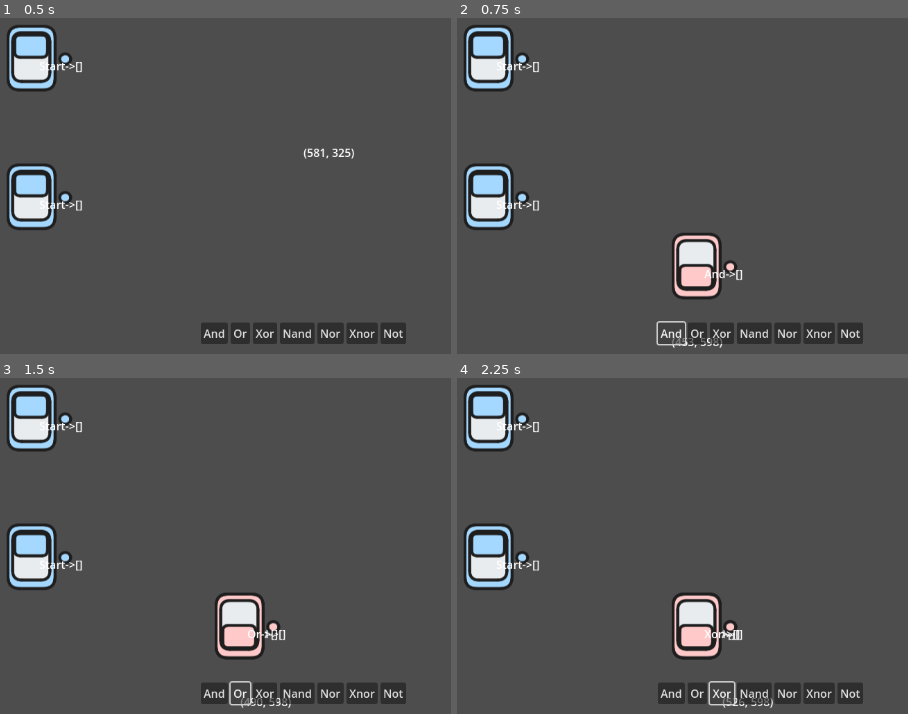
Above: before the commit, frames 1-4 (two rows, left to right).
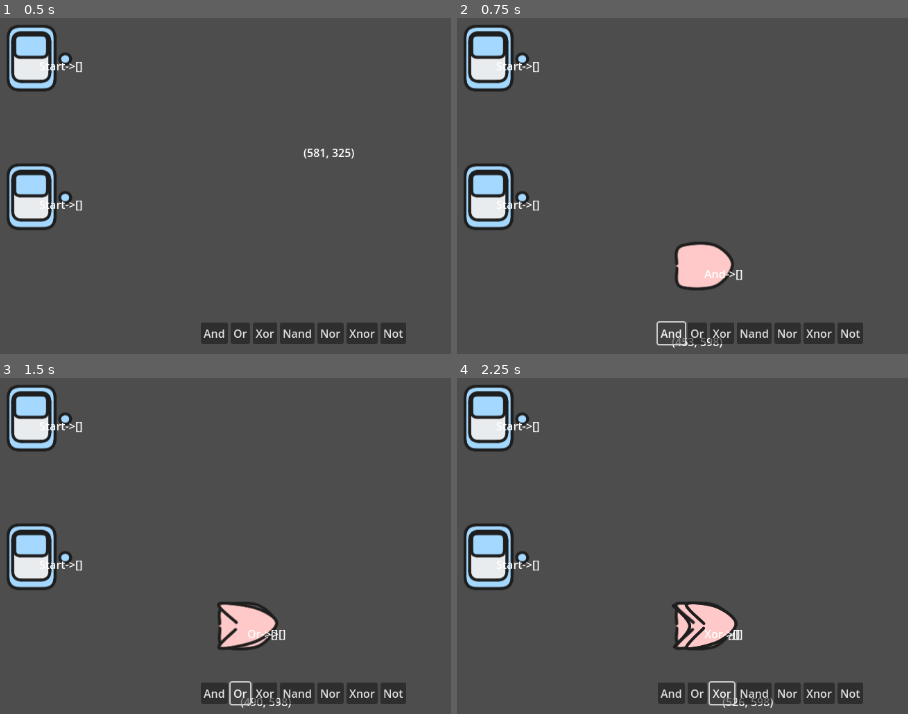
Above: after the commit, the same moments.

Repository: sininen-blue/logic-gate-tesseract
Game: Godot game, scene res://simulation/simulation.tscn
Two runs of this game, one before a commit and one after it. Both use one fixed random seed, a clock stepped at 60 frames per second and the inputs below.
Inputs:
- Up to frame 1 (0.5 s): no input
- Up to frame 2 (0.75 s): click "And" at 0.5 s
- Up to frame 3 (1.5 s): click "Or" at 1.25 s
- Up to frame 4 (2.25 s): click "Xor" at 2 s

Frame 1 is identical in both runs. In frame 2, 1.8% of the frame differs, in the area x 47-63%, y 63-84%; in frame 3, 1.8%; in frame 4, 1.9%.

Commit message:
added ui blanks and added temp graphics

Diff:
--- a/simulation/gate.gd
+++ b/simulation/gate.gd
@@ -16,6 +16,7 @@
 @onready var input_area: Area2D = $InputArea
 @onready var output_area: Area2D = $OutputArea
 @onready var testing_label: Label = $TestingLabel
+@onready var sprite: Sprite2D = $Sprite2D
 
 func _ready() -> void:
 	self.mouse_entered.connect(_on_mouse_entered)
@@ -26,12 +27,7 @@
 
 
 func _process(_delta: float) -> void:
-	## NOTE: these are testing textures
-	if value == true:
-		$Sprite2D.texture = load("res://assets/simulation/var on.png")
-	if value == false:
-		$Sprite2D.texture = load("res://assets/simulation/var off.png")
-
+	handle_textures()
 	if draggable:
 		if Input.is_action_just_pressed("left_click") and main.state == 0:
 			dragging_start.emit(self)
@@ -51,3 +47,45 @@
 
 func _on_mouse_exited() -> void:
 	draggable = false
+
+func handle_textures() -> void:
+	if value == true:
+		match gate_type:
+			"And":
+				sprite.texture = load("res://assets/simulation/and.png")
+			"Or":
+				sprite.texture = load("res://assets/simulation/or.png")
+			"Xor":
+				sprite.texture = load("res://assets/simulation/xor.png")
+			"Nand":
+				sprite.texture = load("res://assets/simulation/nand.png")
+			"Nor":
+				sprite.texture = load("res://assets/simulation/nor.png")
+			"Xnor":
+				sprite.texture = load("res://assets/simulation/xnor.png")
+			"Not":
+				sprite.texture = load("res://assets/simulation/not.png")
+			"Start":
+				sprite.texture = load("res://assets/simulation/start.png")
+			"End":
+				sprite.texture = load("res://assets/simulation/end.png")
+	else:
+		match gate_type:
+			"And":
+				sprite.texture = load("res://assets/simulation/and-false.png")
+			"Or":
+				sprite.texture = load("res://assets/simulation/or-false.png")
+			"Xor":
+				sprite.texture = load("res://assets/simulation/xor-false.png")
+			"Nand":
+				sprite.texture = load("res://assets/simulation/nand-false.png")
+			"Nor":
+				sprite.texture = load("res://assets/simulation/nor-false.png")
+			"Xnor":
+				sprite.texture = load("res://assets/simulation/xnor-false.png")
+			"Not":
+				sprite.texture = load("res://assets/simulation/not-false.png")
+			"Start":
+				sprite.texture = load("res://assets/simulation/start-false.png")
+			"End":
+				sprite.texture = load("res://assets/simulation/end-false.png")
--- /dev/null
+++ b/ui/level_select.gd
@@ -0,0 +1,17 @@
+extends Control
+
+
+func _ready() -> void:
+	$LevelButton.pressed.connect(_on_button_pressed)
+	$LevelButton2.pressed.connect(_on_button_pressed)
+	$LevelButton3.pressed.connect(_on_button_pressed)
+	$LevelButton4.pressed.connect(_on_button_pressed)
+	$LevelButton5.pressed.connect(_on_button_pressed)
+
+	$LevelInfo/Button.pressed.connect(_on_button_pressed2)
+
+func _on_button_pressed() -> void:
+	$LevelInfo.visible = !$LevelInfo.visible
+
+func _on_button_pressed2() -> void:
+	get_tree().change_scene_to_file("res://simulation/simulation.tscn")
--- /dev/null
+++ b/ui/level_select.tscn
@@ -0,0 +1,115 @@
+[gd_scene load_steps=2 format=3 uid="uid://yrih2e5sant0"]
+
+[ext_resource type="Script" path="res://ui/level_select.gd" id="1_6kh77"]
+
+[node name="LevelSelect" type="Control"]
+layout_mode = 3
+anchors_preset = 15
+anchor_right = 1.0
+anchor_bottom = 1.0
+grow_horizontal = 2
+grow_vertical = 2
+script = ExtResource("1_6kh77")
+metadata/_edit_lock_ = true
+
+[node name="Line2D" type="Line2D" parent="."]
+points = PackedVector2Array(162, 415, 350, 296)
+
+[node name="Line2D2" type="Line2D" parent="."]
+position = Vector2(306, -121)
+points = PackedVector2Array(161, 401, 415, 362)
+
+[node name="Line2D3" type="Line2D" parent="."]
+position = Vector2(694, -159)
+points = PackedVector2Array(161, 401, 333, 469)
+
+[node name="Line2D4" type="Line2D" parent="."]
+position = Vector2(3, 33)
+points = PackedVector2Array(161, 401, 466, 532)
+
+[node name="Line2D5" type="Line2D" parent="."]
+position = Vector2(427, 159)
+points = PackedVector2Array(161, 401, 590, 175)
+
+[node name="LevelButton" type="Button" parent="."]
+layout_mode = 0
+offset_left = 55.0
+offset_top = 375.0
+offset_right = 142.0
+offset_bottom = 462.0
+
+[node name="LevelButton2" type="Button" parent="."]
+layout_mode = 0
+offset_left = 361.0
+offset_top = 244.0
+offset_right = 448.0
+offset_bottom = 331.0
+
+[node name="LevelButton3" type="Button" parent="."]
+layout_mode = 0
+offset_left = 483.0
+offset_top = 513.0
+offset_right = 570.0
+offset_bottom = 600.0
+
+[node name="LevelButton4" type="Button" parent="."]
+layout_mode = 0
+offset_left = 742.0
+offset_top = 192.0
+offset_right = 829.0
+offset_bottom = 279.0
+
+[node name="LevelButton5" type="Button" parent="."]
+layout_mode = 0
+offset_left = 1035.0
+offset_top = 268.0
+offset_right = 1122.0
+offset_bottom = 355.0
+
+[node name="LevelInfo" type="Panel" parent="."]
+visible = false
+layout_mode = 1
+anchors_preset = 8
+anchor_left = 0.5
+anchor_top = 0.5
+anchor_right = 0.5
+anchor_bottom = 0.5
+offset_left = -432.0
+offset_top = -260.5
+offset_right = 432.0
+offset_bottom = 260.5
+grow_horizontal = 2
+grow_vertical = 2
+
+[node name="Label" type="Label" parent="LevelInfo"]
+layout_mode = 0
+offset_left = 41.0
+offset_top = 44.0
+offset_right = 450.0
+offset_bottom = 240.0
+text = "Design a combinational logic circuit with three inputs and one output; the output is one when the binary value of the inputs is greater than or equal to three; otherwise the output will be zero. "
+autowrap_mode = 3
+
+[node name="Label2" type="Label" parent="LevelInfo"]
+layout_mode = 0
+offset_left = 533.0
+offset_top = 88.5
+offset_right = 830.0
+offset_bottom = 394.5
+text = "Table here"
+
+[node name="Label3" type="Label" parent="LevelInfo"]
+layout_mode = 0
+offset_left = 62.0
+offset_top = 264.0
+offset_right = 425.0
+offset_bottom = 465.0
+text = "INfo and variables here"
+
+[node name="Button" type="Button" parent="LevelInfo"]
+layout_mode = 0
+offset_left = 776.0
+offset_top = 462.5
+offset_right = 817.0
+offset_bottom = 493.5
+text = "Play"
--- /dev/null
+++ b/ui/stage_select.gd
@@ -0,0 +1,10 @@
+extends Control
+
+
+func _ready() -> void:
+	$VBoxContainer/StagePanel/PlayButton.pressed.connect(_on_button_pressed)
+	$VBoxContainer/StagePanel6/PlayButton.pressed.connect(_on_button_pressed)
+	$InfoPanel/PlayButton.pressed.connect(_on_button_pressed)
+
+func _on_button_pressed() -> void:
+	get_tree().change_scene_to_file("res://ui/level_select.tscn")
--- /dev/null
+++ b/ui/stage_select.tscn
@@ -0,0 +1,139 @@
+[gd_scene load_steps=2 format=3 uid="uid://b1xu7c0fhg4at"]
+
+[ext_resource type="Script" path="res://ui/stage_select.gd" id="1_1iel2"]
+
+[node name="StageSelect" type="Control"]
+layout_mode = 3
+anchors_preset = 15
+anchor_right = 1.0
+anchor_bottom = 1.0
+grow_horizontal = 2
+grow_vertical = 2
+script = ExtResource("1_1iel2")
+metadata/_edit_lock_ = true
+
+[node name="VBoxContainer" type="VBoxContainer" parent="."]
+clip_contents = true
+layout_mode = 1
+anchors_preset = 9
+anchor_bottom = 1.0
+offset_left = 64.0
+offset_top = 16.0
+offset_right = 496.0
+offset_bottom = -16.0
+grow_vertical = 2
+
+[node name="StagePanel" type="Panel" parent="VBoxContainer"]
+custom_minimum_size = Vector2(242, 87)
+layout_mode = 2
+
+[node name="StageLabel" type="Label" parent="VBoxContainer/StagePanel"]
+layout_mode = 0
+offset_left = 15.0
+offset_top = 14.0
+offset_right = 127.0
+offset_bottom = 37.0
+text = "Custom Levels"
+
+[node name="ProgressLabel" type="Label" parent="VBoxContainer/StagePanel"]
+layout_mode = 0
+offset_left = 19.0
+offset_top = 49.0
+offset_right = 59.0
+offset_bottom = 72.0
+text = "0/12"
+
+[node name="PlayButton" type="Button" parent="VBoxContainer/StagePanel"]
+layout_mode = 1
+anchors_preset = 6
+anchor_left = 1.0
+anchor_top = 0.5
+anchor_right = 1.0
+anchor_bottom = 0.5
+offset_left = -55.0
+offset_top = -15.5
+offset_right = -14.0
+offset_bottom = 15.5
+grow_horizontal = 0
+grow_vertical = 2
+text = "Play"
+
+[node name="StagePanel6" type="Panel" parent="VBoxContainer"]
+custom_minimum_size = Vector2(242, 87)
+layout_mode = 2
+
+[node name="StageLabel" type="Label" parent="VBoxContainer/StagePanel6"]
+layout_mode = 0
+offset_left = 15.0
+offset_top = 14.0
+offset_right = 127.0
+offset_bottom = 37.0
+text = "Custom Levels"
+
+[node name="ProgressLabel" type="Label" parent="VBoxContainer/StagePanel6"]
+layout_mode = 0
+offset_left = 19.0
+offset_top = 49.0
+offset_right = 59.0
+offset_bottom = 72.0
+text = "0/12"
+
+[node name="PlayButton" type="Button" parent="VBoxContainer/StagePanel6"]
+layout_mode = 1
+anchors_preset = 6
+anchor_left = 1.0
+anchor_top = 0.5
+anchor_right = 1.0
+anchor_bottom = 0.5
+offset_left = -55.0
+offset_top = -15.5
+offset_right = -14.0
+offset_bottom = 15.5
+grow_horizontal = 0
+grow_vertical = 2
+text = "Play"
+
+[node name="InfoPanel" type="Panel" parent="."]
+layout_mode = 1
+anchors_preset = 11
+anchor_left = 1.0
+anchor_right = 1.0
+anchor_bottom = 1.0
+offset_left = -512.0
+offset_top = 16.0
+offset_right = -56.0
+offset_bottom = -24.0
+grow_horizontal = 0
+grow_vertical = 2
+
+[node name="TitleLabel" type="Label" parent="InfoPanel"]
+layout_mode = 0
+offset_left = 24.0
+offset_top = 18.0
+offset_right = 136.0
+offset_bottom = 41.0
+text = "Custom Levels"
+
+[node name="DescriptionLabel" type="Label" parent="InfoPanel"]
+layout_mode = 0
+offset_left = 29.0
+offset_top = 50.0
+offset_right = 415.0
+offset_bottom = 258.0
+text = "Levels created by user and levels obtained from sharing"
+autowrap_mode = 3
+
+[node name="PlayButton" type="Button" parent="InfoPanel"]
+layout_mode = 1
+anchors_preset = 3
+anchor_left = 1.0
+anchor_top = 1.0
+anchor_right = 1.0
+anchor_bottom = 1.0
+offset_left = -72.0
+offset_top = -55.0
+offset_right = -31.0
+offset_bottom = -24.0
+grow_horizontal = 0
+grow_vertical = 0
+text = "Play"
--- /dev/null
+++ b/ui/title_page.gd
@@ -0,0 +1,7 @@
+extends Control
+
+func _ready() -> void:
+	$Button.pressed.connect(_on_button_pressed)
+
+func _on_button_pressed() -> void:
+	get_tree().change_scene_to_file("res://ui/stage_select.tscn")
--- /dev/null
+++ b/ui/title_page.tscn
@@ -0,0 +1,57 @@
+[gd_scene load_steps=2 format=3 uid="uid://bitv0k63w6aiq"]
+
+[ext_resource type="Script" path="res://ui/title_page.gd" id="1_ulqil"]
+
+[node name="TitlePage" type="Control"]
+layout_mode = 3
+anchors_preset = 15
+anchor_right = 1.0
+anchor_bottom = 1.0
+grow_horizontal = 2
+grow_vertical = 2
+script = ExtResource("1_ulqil")
+metadata/_edit_lock_ = true
+
+[node name="Button" type="Button" parent="."]
+layout_mode = 1
+anchors_preset = 8
+anchor_left = 0.5
+anchor_top = 0.5
+anchor_right = 0.5
+anchor_bottom = 0.5
+offset_left = -104.5
+offset_top = -42.0
+offset_right = 104.5
+offset_bottom = 42.0
+grow_horizontal = 2
+grow_vertical = 2
+text = "Play"
+
+[node name="Settings" type="Button" parent="."]
+layout_mode = 1
+anchors_preset = 8
+anchor_left = 0.5
+anchor_top = 0.5
+anchor_right = 0.5
+anchor_bottom = 0.5
+offset_left = -64.0
+offset_top = 71.0
+offset_right = 64.0
+offset_bottom = 120.0
+grow_horizontal = 2
+grow_vertical = 2
+text = "Settings"
+
+[node name="Title" type="Label" parent="."]
+layout_mode = 1
+anchors_preset = 5
+anchor_left = 0.5
+anchor_right = 0.5
+offset_left = -67.5
+offset_top = 88.0
+offset_right = 67.5
+offset_bottom = 111.0
+grow_horizontal = 2
+theme_override_font_sizes/font_size = 64
+text = "GAME TITLE HERE"
+uppercase = true
Binary file added: assets/simulation/and-false.png
Not shown, added: assets/simulation/and-false.png.import
Binary file added: assets/simulation/and-inactive.png
Not shown, changed: assets/simulation/and-inactive.png.import
Renamed: assets/simulation/out off.png -> assets/simulation/end-false.png
Not shown, added: assets/simulation/end-false.png.import
Renamed: assets/simulation/out on.png -> assets/simulation/end-on.png
Not shown, added: assets/simulation/end-on.png.import
Binary file added: assets/simulation/nand-false.png
Not shown, changed: assets/simulation/nand-false.png.import
Binary file added: assets/simulation/nand-inactive.png
Not shown, added: assets/simulation/nand-inactive.png.import
(and 25 more such lines)
